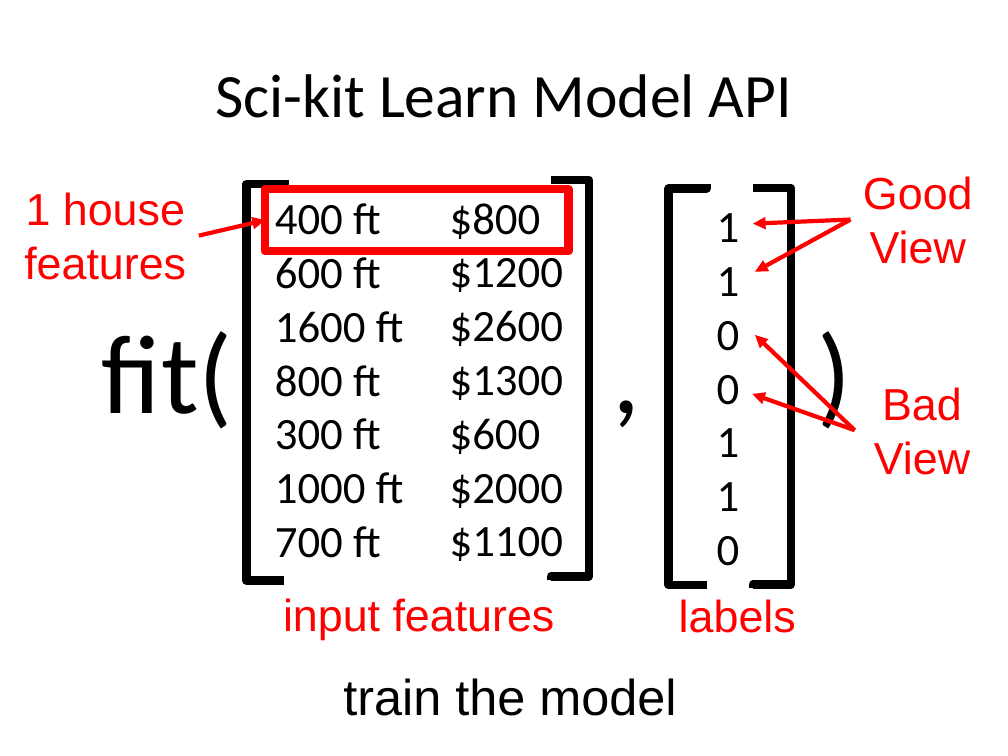
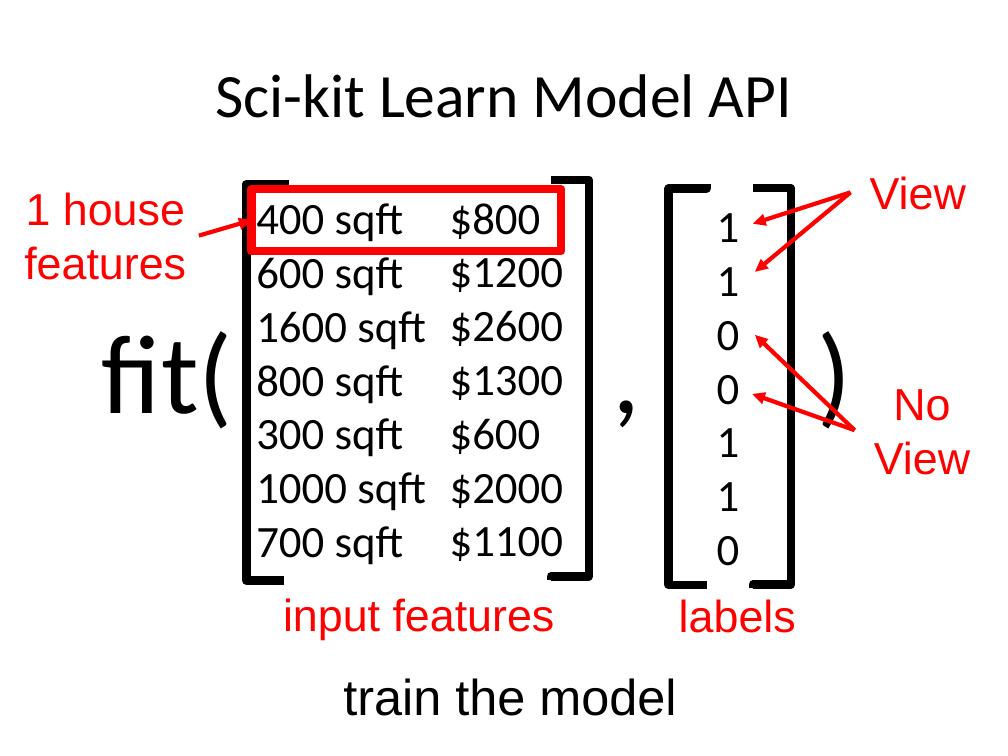
Before and after one commit to aloksharma1993/techfest-ml-tutorial, a slide deck: slide 38 of Techfest_ML.pptx. Drawn at 1008x756 pixels with LibreOffice and Linux fonts; fonts in the diff are those of the drawing. Boxes give left, top, right and bottom in pixels: in the first picture for what was removed or moved away, otherwise in the second. Text is boxed around its words. In the diff, an @@ line names an element or a change of style, - is before the commit and + after.

Commit message:
Updates to view/no view

```diff
--- a/Techfest_ML.pptx
+++ b/Techfest_ML.pptx
@@ text at bbox=[870, 176, 966, 210]: text changed @@
-Good View
+View
@@ rectangle: place and size @@
-rectangle at bbox=[265, 190, 569, 252]
+rectangle at bbox=[252, 190, 561, 252]
@@ text at bbox=[256, 203, 426, 565]: text changed @@
-400 ft
-600 ft
-1600 ft
-800 ft
-300 ft
-1000 ft
-700 ft
+400 sqft
+600 sqft
+1600 sqft
+800 sqft
+300 sqft
+1000 sqft
+700 sqft
@@ arrow moved from (851, 220) - (753, 224) to (851, 193) - (753, 224) @@
@@ arrow moved from (851, 220) - (755, 272) to (851, 193) - (755, 272) @@
@@ arrow moved from (199, 236) - (265, 220) to (199, 236) - (252, 220) @@
@@ text at bbox=[874, 389, 970, 475]: text changed @@
-Bad View
+No View
```
Also in this commit, not shown: 4 other slides changed.
